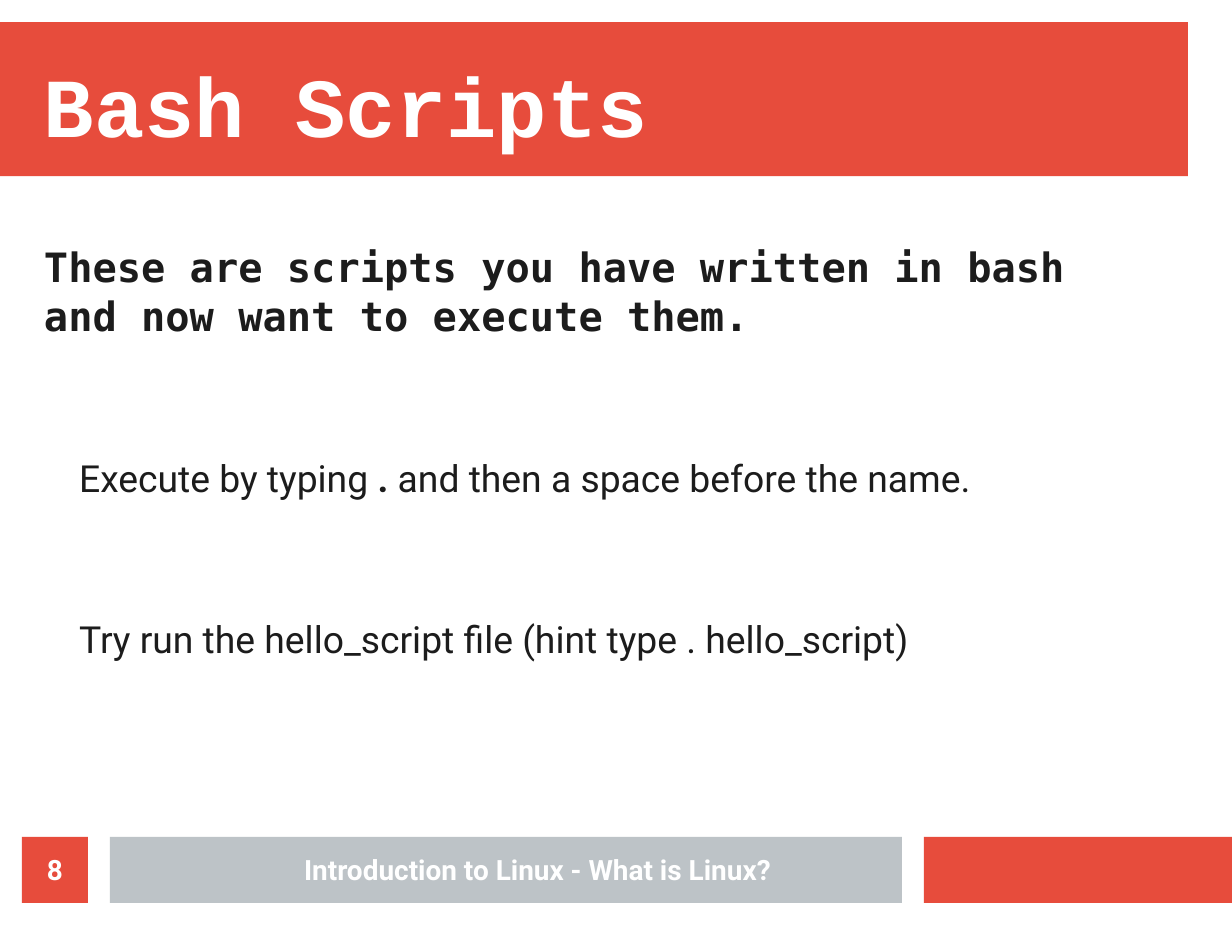
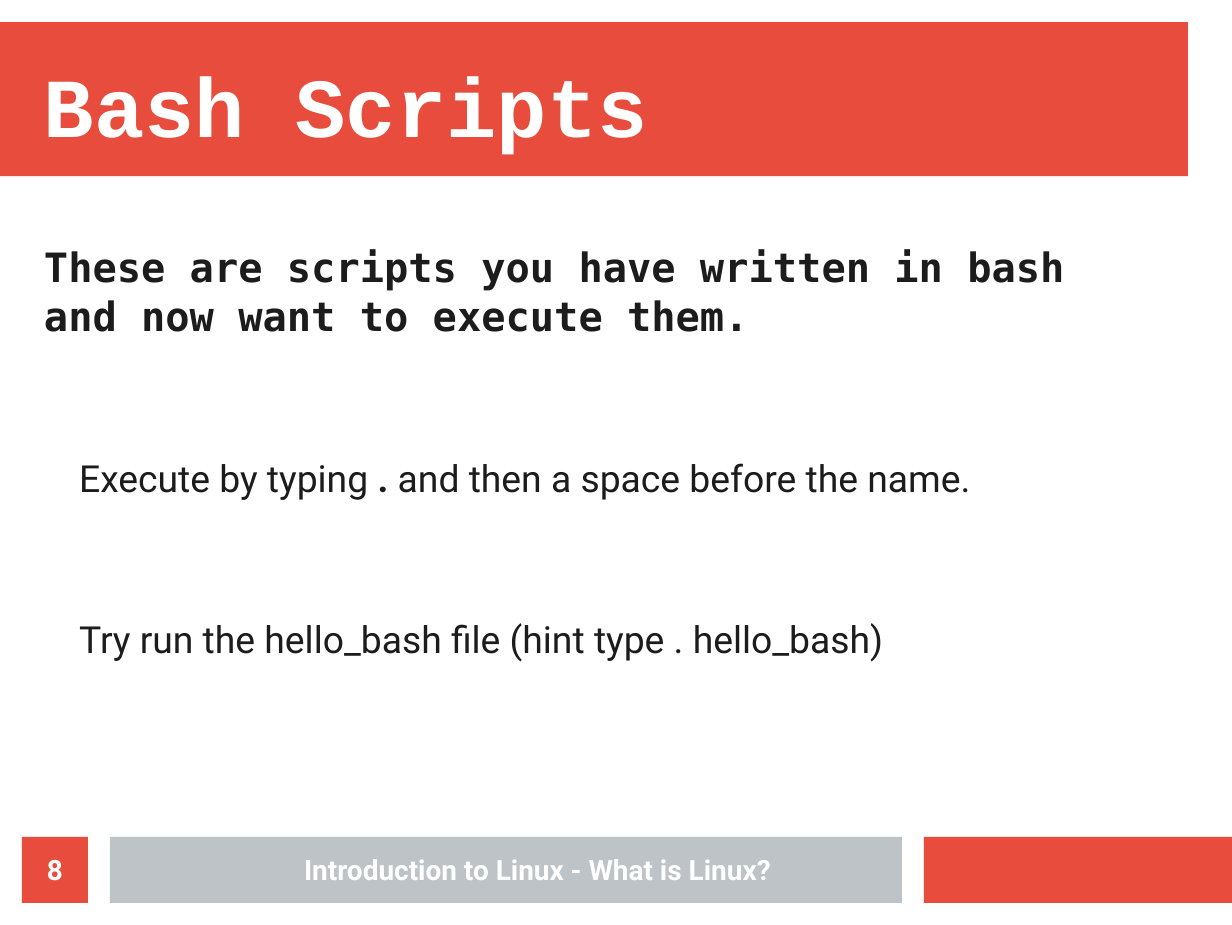
Before and after one commit to Nhlakanipho-Biyela/Intro_To_Linux_Course, a slide deck: slide 8 of Lecture_Slides/Lecture_4/ITL_Lecture_4_Processes.odp. Drawn at 1232x925 pixels with LibreOffice and Linux fonts; fonts in the diff are those of the drawing; background and template pictures are left out. Boxes give left, top, right and bottom in pixels: in the first picture for what was removed or moved away, otherwise in the second. Text is boxed around its words. In the diff, an @@ line names an element or a change of style, - is before the commit and + after.

```diff
--- a/Lecture_Slides/Lecture_4/ITL_Lecture_4_Processes.odp
+++ b/Lecture_Slides/Lecture_4/ITL_Lecture_4_Processes.odp
@@ text at (x1=79, y1=623, x2=883, y2=662): text changed @@
-  Try run the hello_script file (hint type . hello_script)
+  Try run the hello_bash file (hint type . hello_bash)
```
Also in this commit, not shown: 6 other slides changed, 1 slide added, 2 other files.
